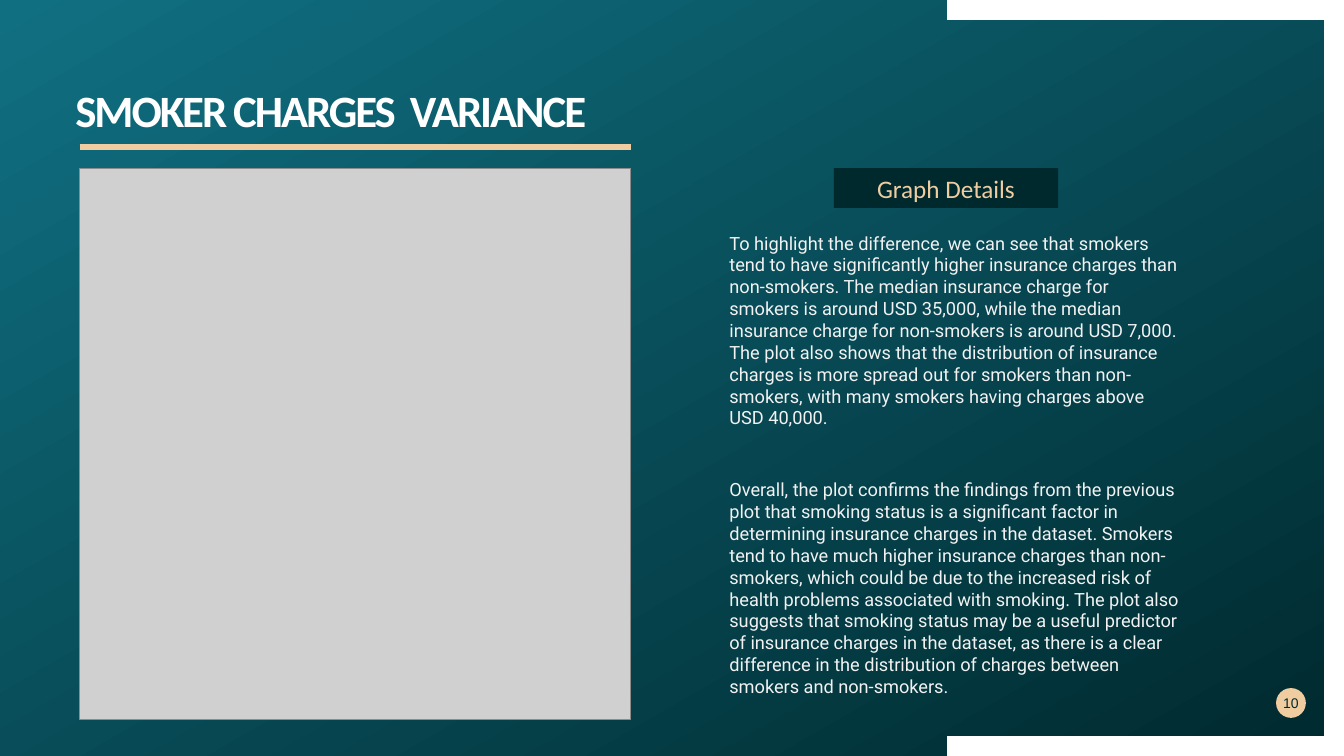
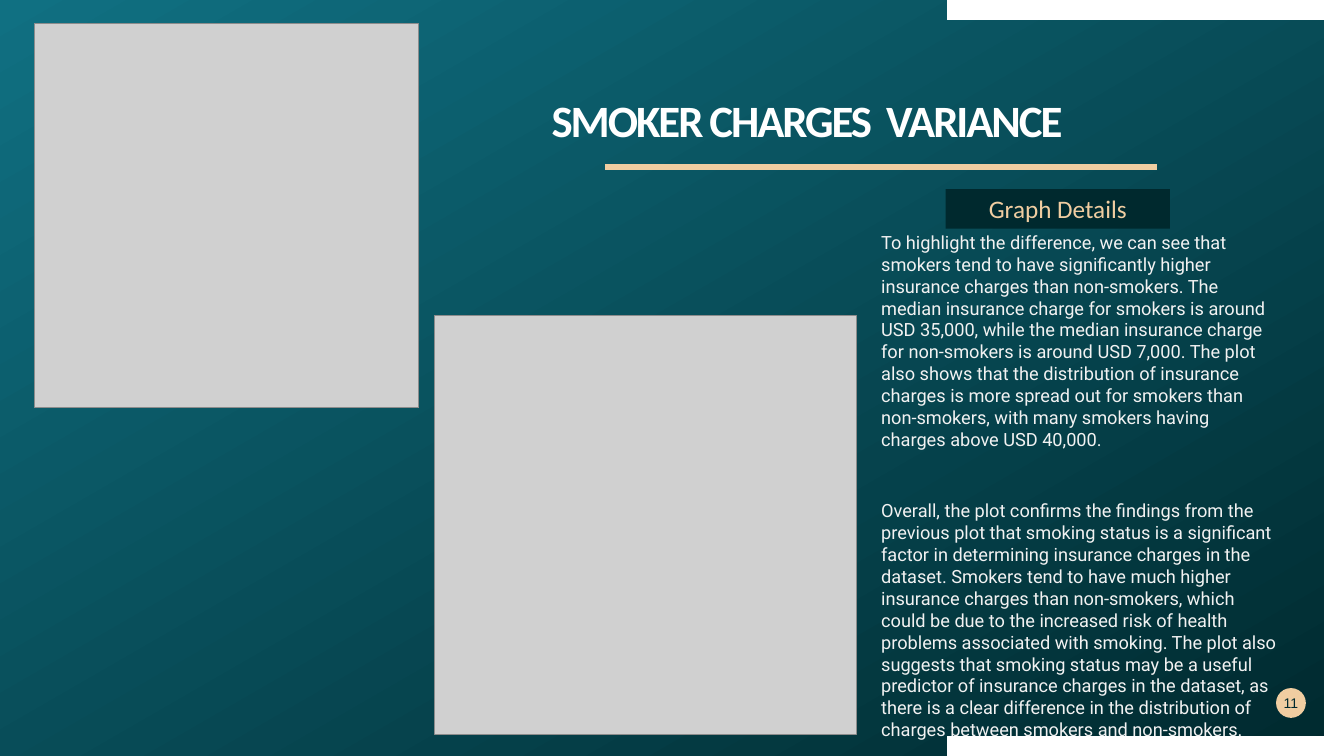
Before and after one commit to Kaneaug/ML_insurance_cost_pre, a slide deck: slide 11 of Insurance_premium_pre.pptx (slide 10 before the commit). Drawn at 1344x756 pixels with LibreOffice and Linux fonts; fonts in the diff are those of the drawing; grey boxes stand for pictures. Boxes give left, top, right and bottom in pixels: in the first picture for what was removed or moved away, otherwise in the second. Text is boxed around its words. In the diff, an @@ line names an element or a change of style, - is before the commit and + after.

```diff
--- a/Insurance_premium_pre.pptx
+++ b/Insurance_premium_pre.pptx
@@ picture: place and size @@
-picture at [80, 168, 631, 720]
+picture at [34, 23, 418, 407]
@@ title "SMOKER CHARGES VARIANCE": place and size @@
-title "SMOKER CHARGES VARIANCE" at [75, 97, 586, 128]
+title "SMOKER CHARGES VARIANCE" at [552, 107, 1062, 138]
@@ freeform shape: place and size @@
-freeform shape at [80, 141, 631, 147]
+freeform shape at [606, 160, 1157, 166]
@@ text "Graph Details": place and size @@
-text "Graph Details" at [834, 168, 1058, 208]
+text "Graph Details" at [946, 190, 1170, 229]
@@ text "To highlight the difference, we ..." rewrapped from [729, 236, 1179, 693] to [881, 235, 1276, 742] @@
@@ picture added at [435, 316, 856, 734] @@
@@ page number at [1284, 698, 1298, 708]: text changed @@
-10
+11
```
Also in this commit, not shown: 5 other slides changed, 1 slide added, 8 slides removed, 2 other files.
